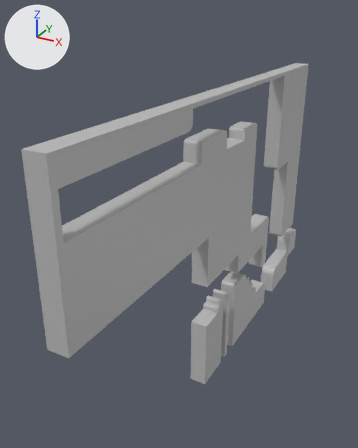
An edit to the FBX model Assets/Models/Abschnitte/Scene_02.fbx, drawn before and after from the same camera.
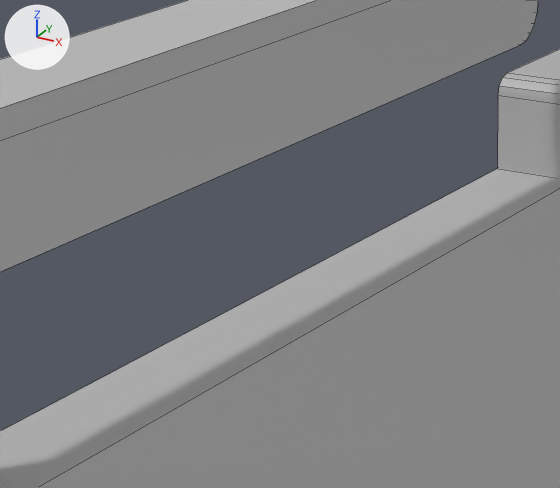
The first picture shows the older version from a camera (50 mm lens) standing at (34.5, -48.1, 51.0) and looking at (-5.4, 24.5, 14.7). The close-ups show both versions on the part from 18% to 55% of the width and 27% to 53% of the height of that picture; other places that the commit changed are outside them. Arrows for +X, +Y and +Z are at upper left; the lights stay in place. The close-ups show mesh edges as thin lines. Where no turn or scale is listed for an object, it has been applied to the vertices.

Script lines for the objects in view, before the commit:
```python
me_mesh = bpy.data.meshes.new('Mesh')
me_mesh.from_pydata(...)  # 376 vertices, 281 faces; spans x -1.5..1.5, y -44.4..44.4, z -26.1..26.1
me_mesh.materials.append(mat_lambert1)  # grey #bcbcbc
ob_polysurface2 = bpy.data.objects.new('polySurface2', me_mesh)
ob_polysurface2.location = (2.33, 27.94, 13.05)
```
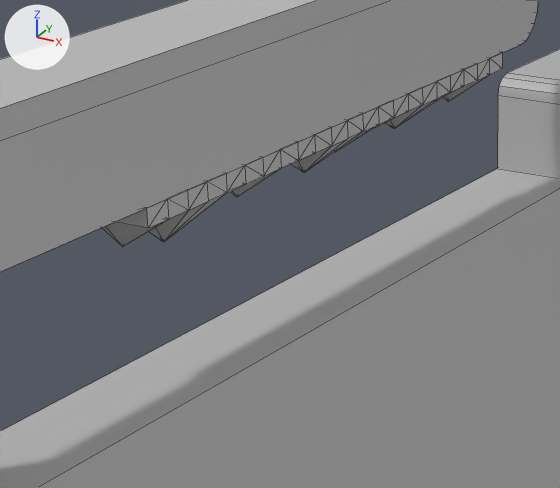
Diff of the bpy script that builds the scene:
```diff
--- a/Assets/Models/Abschnitte/Scene_02.fbx.py
+++ b/Assets/Models/Abschnitte/Scene_02.fbx.py
@@ me_mesh_1 @@
+me_mesh_1.from_pydata(...)  # 138 vertices, 272 faces; spans x -1.5..1.5, y -9.2..9.2, z -0.9..0.9
+me_mesh_1.materials.append(mat_lambert1)  # grey #bcbcbc
@@ ob_polysurface8 @@
+ob_polysurface8 = bpy.data.objects.new('polySurface8', me_mesh_1)
+ob_polysurface8.location = (2.33, 0.1, 34.62)
```

What differs and where, as boxes (x1, y1, x2, y2) in the close-ups (560 x 488 px):
'polySurface8', added
    after: (102, 53, 503, 246)
